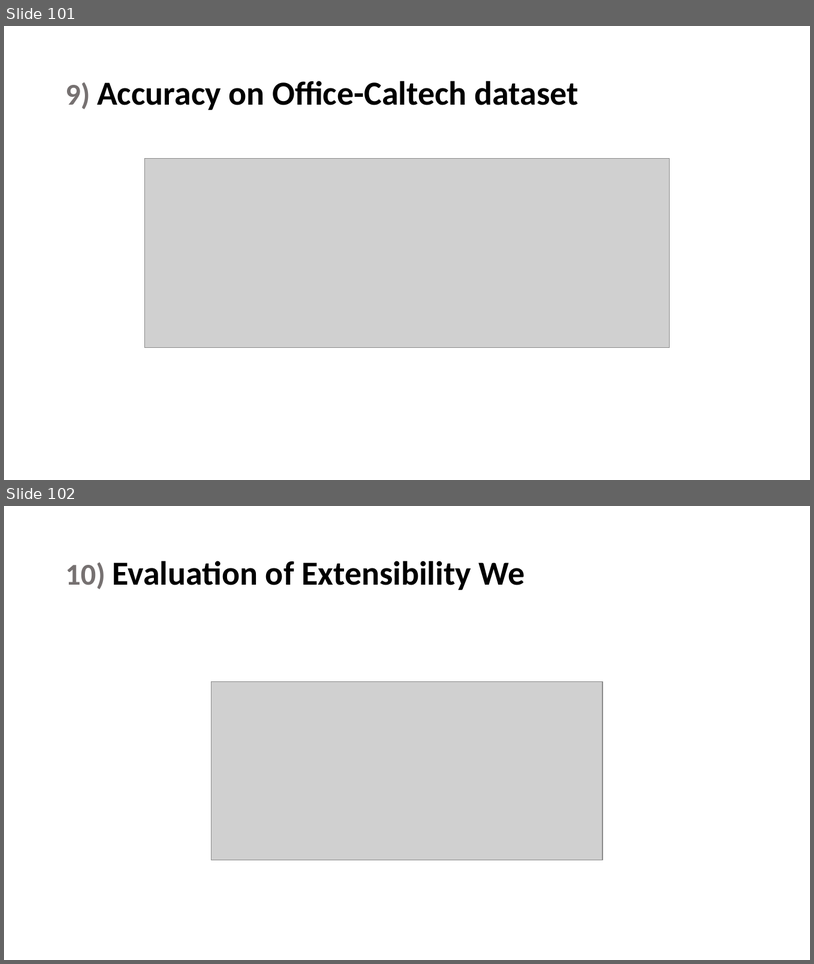
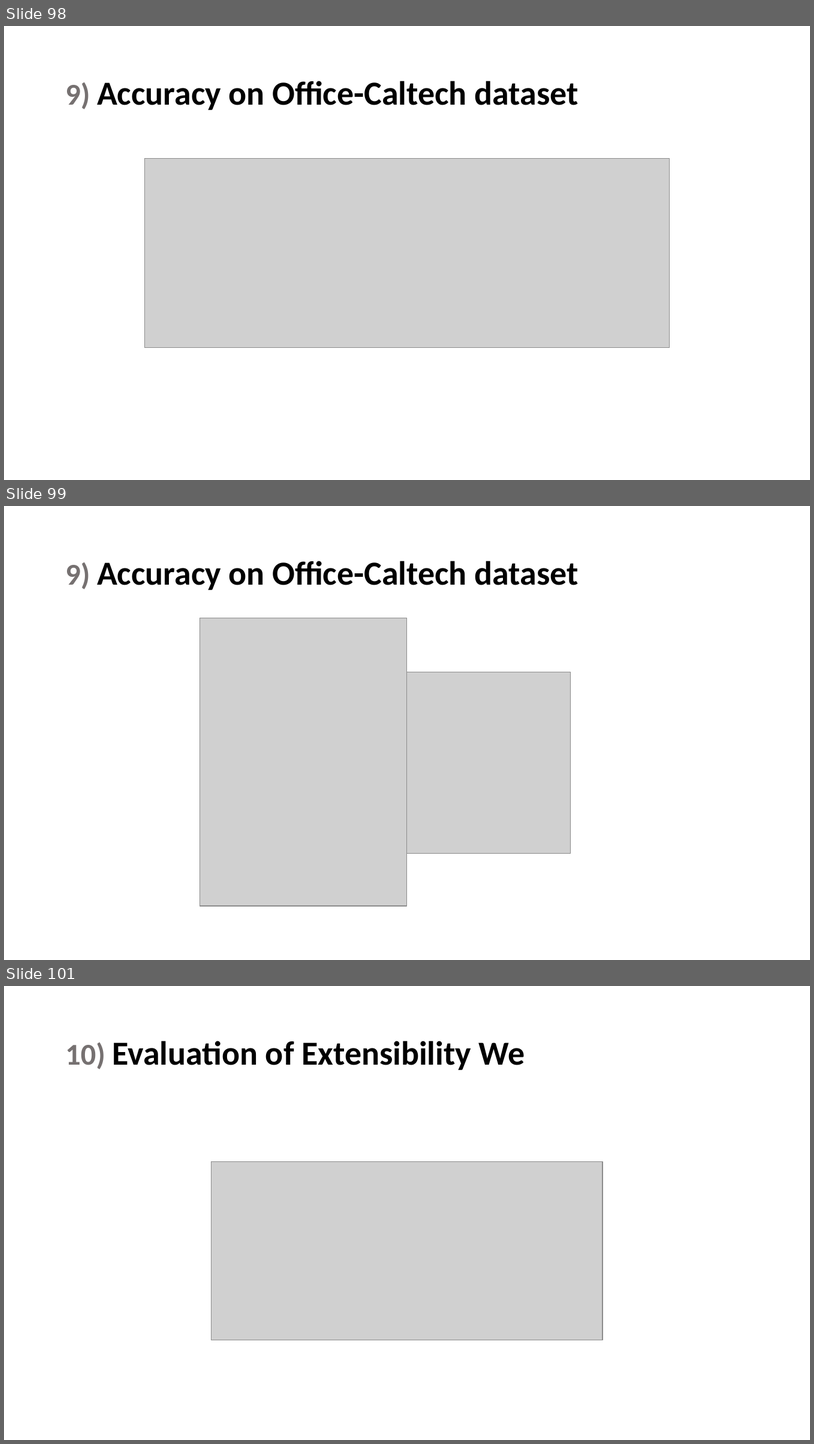
Before and after one commit to maryamhashemi/Transfer-Learning, a slide deck: phase3/Presentation/present.pptx. Shown one above the other, each under a label of ours: slides 101 and 102 before the commit, slides 98, 99 and 101 after it; the slides between them are not shown. The pictures are 814x964 and 814x1444 pixels, drawn with LibreOffice and Linux fonts; fonts in the diff are those of the drawing; grey boxes stand for pictures. Boxes give left, top, right and bottom in pixels: in the first picture for what was removed or moved away, otherwise in the second. Text is boxed around its words. In the diff, an @@ line names an element or a change of style, - is before the commit and + after.

```diff
--- a/phase3/Presentation/present.pptx
+++ b/phase3/Presentation/present.pptx
@@ slide 99 added at box(4, 506, 810, 960), background #FFFFFF @@
@@ title added at box(65, 561, 579, 590), 40 pt, text #000000, bold @@
+9) Accuracy on Office-Caltech dataset
@@ picture added at box(200, 618, 408, 906) @@
@@ picture added at box(408, 672, 572, 853) @@
@@ what was slide 101 is now slide 98 @@
@@ what was slide 102 is now slide 101 @@
```
Also in this commit, not shown: 23 slides changed, 7 other slides added, 9 slides removed, 16 other files.
